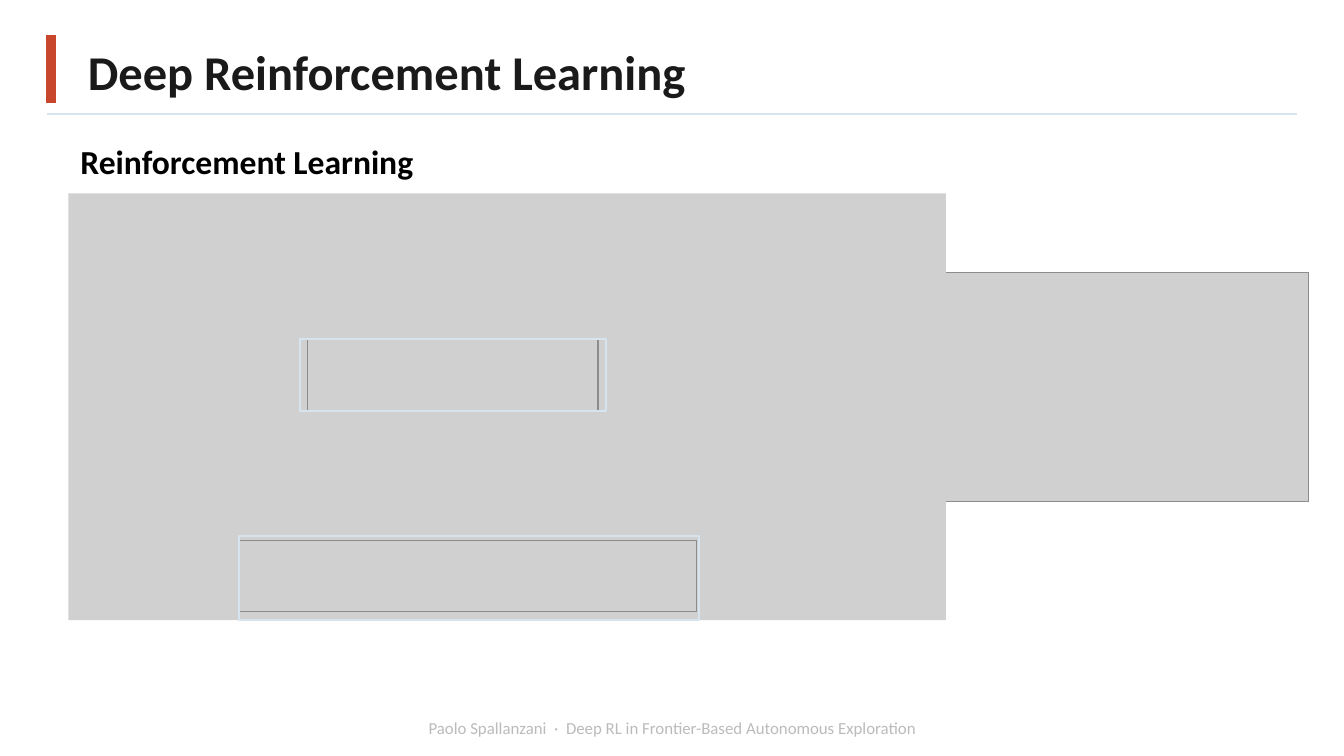
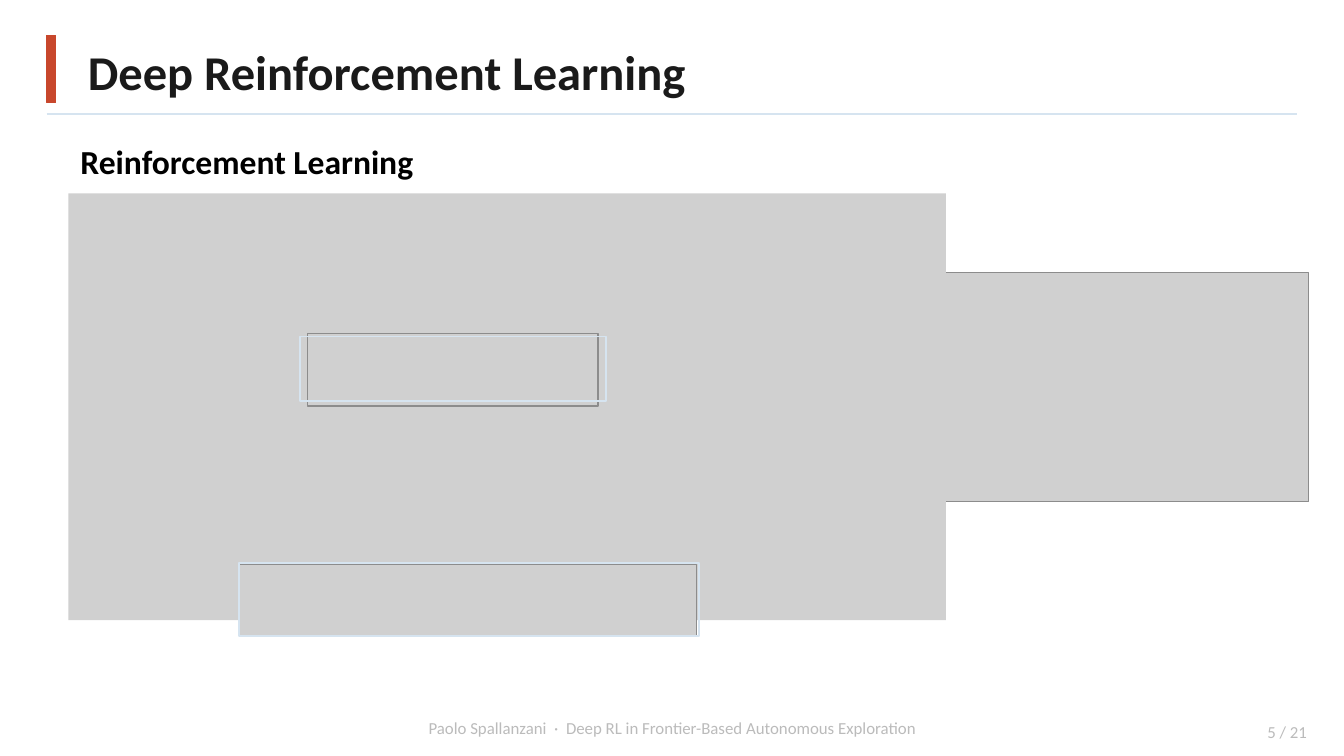
Before and after one commit to Paolo-Spall/presentazione_tesi_dae, a slide deck: slide 5 of paolo.spallanzani.pptx. Drawn at 1344x756 pixels with LibreOffice and Linux fonts; fonts in the diff are those of the drawing; grey boxes stand for pictures; background and template pictures are left out. Boxes give left, top, right and bottom in pixels: in the first picture for what was removed or moved away, otherwise in the second. Text is boxed around its words. In the diff, an @@ line names an element or a change of style, - is before the commit and + after.

```diff
--- a/paolo.spallanzani.pptx
+++ b/paolo.spallanzani.pptx
@@ rectangle: place and size @@
-rectangle at box(300, 339, 605, 411)
+rectangle at box(300, 336, 605, 401)
@@ picture: place and size @@
-picture at box(308, 339, 598, 411)
+picture at box(308, 333, 598, 406)
@@ picture: place and size @@
-picture at box(239, 540, 698, 612)
+picture at box(239, 564, 698, 636)
@@ rectangle: place and size @@
-rectangle at box(239, 536, 699, 621)
+rectangle at box(239, 563, 699, 636)
@@ page number added at box(1267, 727, 1307, 738), 9 pt, text #BBBBBB @@
+5 / 21
```
Also in this commit, not shown: 19 other slides changed, 1 other file.
